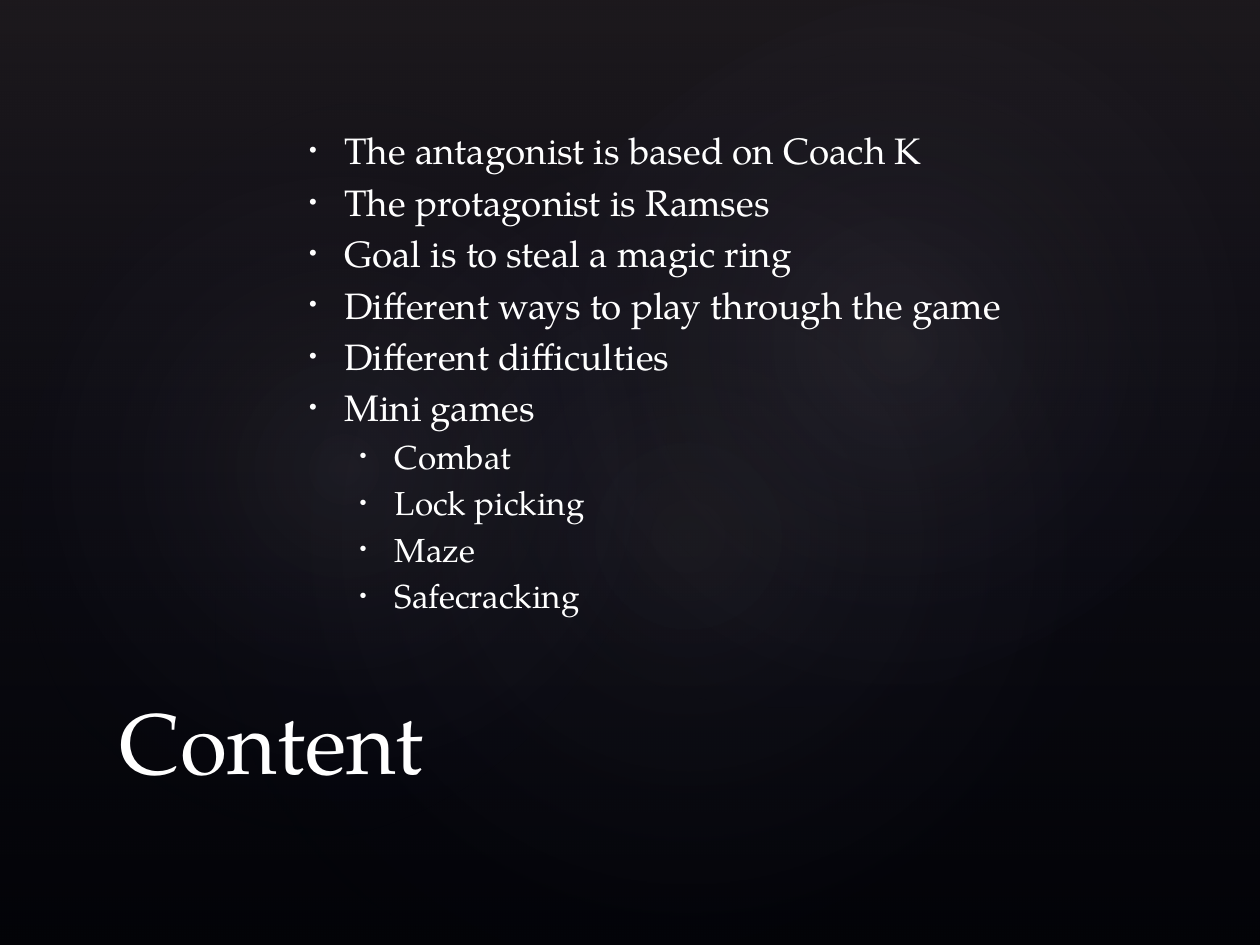
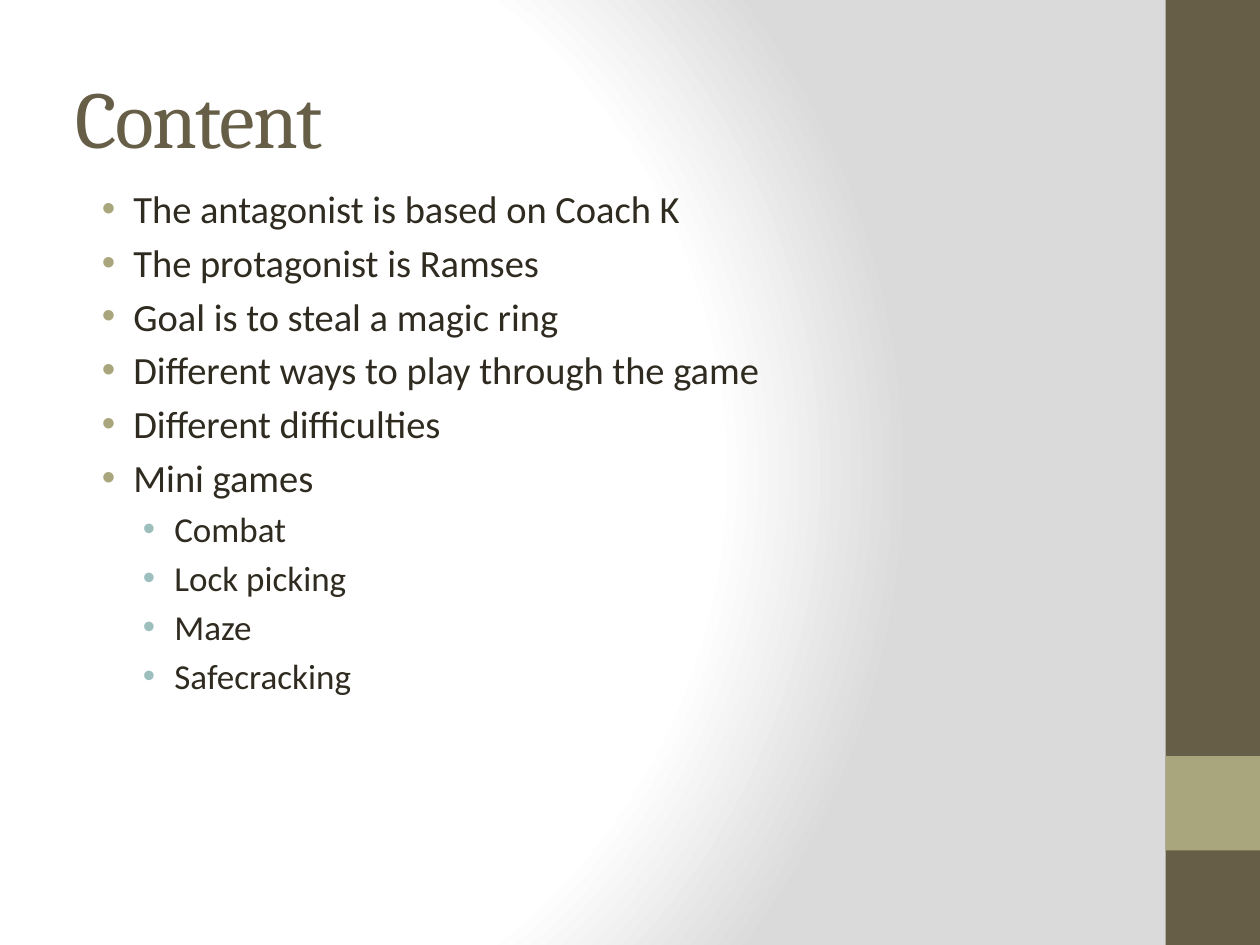
Before and after one commit to richardallred/523RPG, a slide deck: slide 5 of demo.pptx. Drawn at 1260x945 pixels with LibreOffice and Linux fonts; fonts in the diff are those of the drawing; background and template pictures are left out. Boxes give left, top, right and bottom in pixels: in the first picture for what was removed or moved away, otherwise in the second. Text is boxed around its words. In the diff, an @@ line names an element or a change of style, - is before the commit and + after.

Commit message:
changed theme

```diff
--- a/demo.pptx
+++ b/demo.pptx
@@ background picture (left out) to gradient #FFFFFF to #DADADA @@
@@ rectangle removed at (x1=0, y1=0, x2=1260, y2=945) @@
@@ ellipse removed at (x1=0, y1=0, x2=782, y2=945) @@
@@ ellipse removed at (x1=57, y1=0, x2=1260, y2=945) @@
@@ ellipse removed at (x1=346, y1=0, x2=1260, y2=856) @@
@@ rectangle added at (x1=1166, y1=0, x2=1260, y2=945), fill #675E47 @@
@@ title "Content" moved from (x1=120, y1=713, x2=424, y2=776) to (x1=76, y1=93, x2=323, y2=149) @@
@@ title "Content" at (x1=76, y1=93, x2=323, y2=149): size 49 to 46 pt, font TeX Gyre Pagella to Cambria, text colour #FFFFFF to #675E47, letter spacing 0 to -1 pt; vertical alignment bottom to middle @@
@@ text "The antagonist is based on ..." moved from (x1=344, y1=137, x2=1001, y2=618) to (x1=133, y1=196, x2=759, y2=695) @@
@@ text "The antagonist is based on ..." at (x1=133, y1=196, x2=759, y2=695): size 21 to 22 pt in "The antagonist is based on Coach K", "The protagonist is Ramses", "Goal is to steal a magic ring", "Different ways to play through the game" and 2 more places; font TeX Gyre Pagella to Calibri, text colour #FFFFFF to #2F2B20; size 19 to 20 pt in "Combat", "Lock picking", "Maze", "Safecracking"; indent changed; vertical alignment middle to top @@
@@ rectangle added at (x1=1166, y1=756, x2=1260, y2=850), fill #A9A57C @@
```
Also in this commit, not shown: 5 other slides changed.
